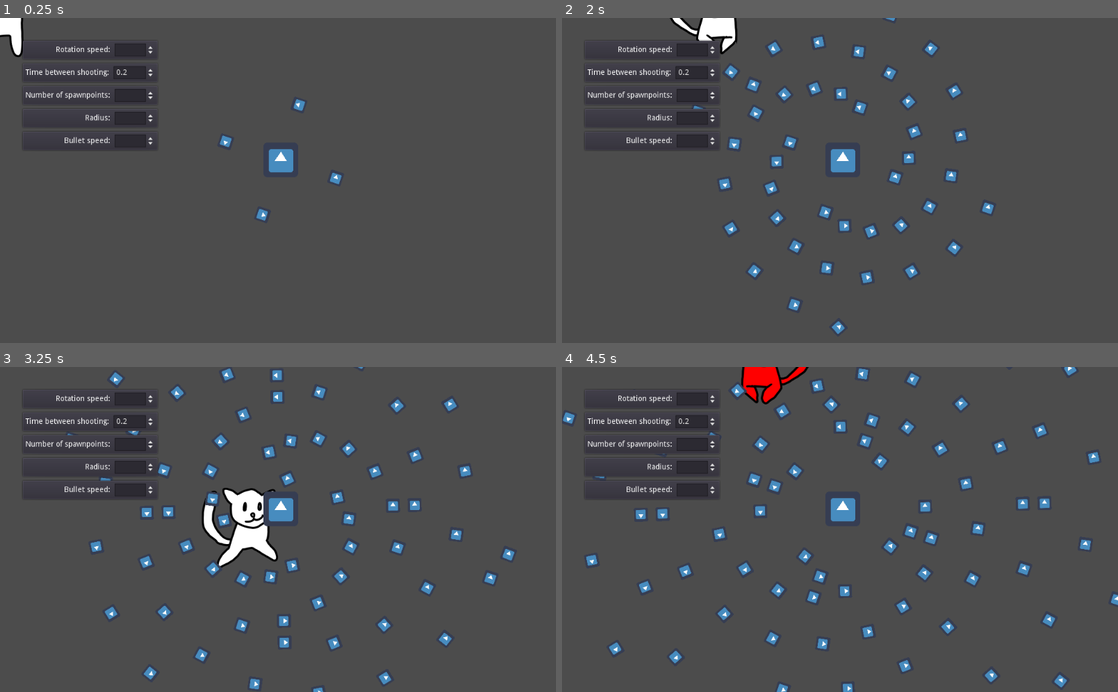
Above: before the commit, frames 1-4 (two rows, left to right).
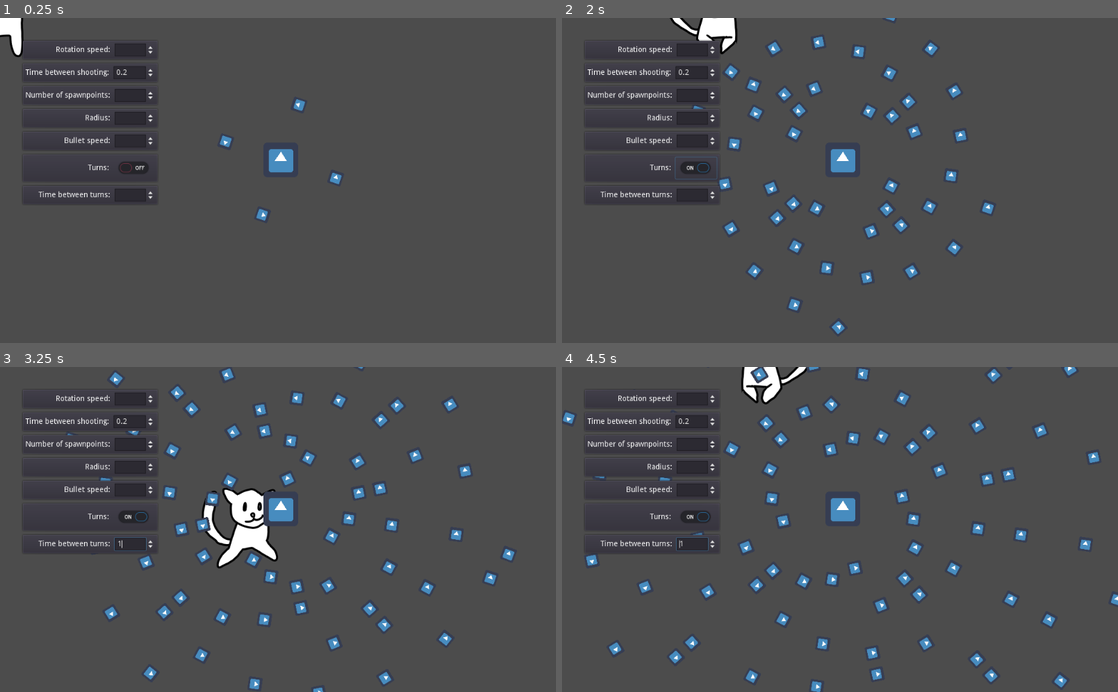
Above: after the commit, the same moments.

Repository: Magesu/mini-jam-100-overload
Game: Godot game, scene res://Main.tscn
Same seed, same stepped clock (60 frames per second), same inputs: the game is played once before the commit and once after it. The engine's default icon, where the game draws it, is replaced by a stand-in: a white triangle on a blue panel in a dark square.
Inputs (mouse positions are in pixels of both pictures, inside the frame that each line leads up to):
- Up to frame 1 (0.25 s): no input
- Up to frame 2 (2 s): click (695, 167) at 0.52 s; move the mouse to (962, 164) at 1.27 s; hold Right (ui_right) from 1.28 s (still down); click (962, 164) at 1.35 s
- Up to frame 3 (3.25 s): move the mouse to (166, 545) at 2.02 s; release Right (ui_right) at 2.03 s; hold Down (ui_down) 2.03-2.78 s; click (166, 545) at 2.1 s; move the mouse to (333, 458) at 2.77 s; hold Right (ui_right) from 2.78 s (still down); click (333, 458) at 2.85 s
- Up to frame 4 (4.5 s): move the mouse to (812, 594) at 3.52 s; release Right (ui_right) at 3.53 s; hold Up (ui_up) 3.53-4.28 s; click (812, 594) at 3.6 s; move the mouse to (1006, 578) at 4.27 s; hold Left (ui_left) from 4.28 s (still down); click (1006, 578) at 4.35 s

The runs differ from the first frame. In frame 1, 0.6% of the frame differs, in the area x 6-28%, y 44-57%; in frame 2, 1.4%; in frame 3, 3.7%; in frame 4, 5.9%, in the area x 6-88%, y 0-100%.

Commit message:
Added turn timer and changed the name of some nodes in the debug menu

Diff:
--- a/Scenes/Debug Menu.tscn
+++ b/Scenes/Debug Menu.tscn
@@ -18,20 +18,20 @@
 margin_left = 40.0
 margin_top = 40.0
 margin_right = 292.0
-margin_bottom = 246.0
-
-[node name="RotateSpeed" type="PanelContainer" parent="VBoxContainer"]
+margin_bottom = 346.0
+
+[node name="PanelContainer" type="PanelContainer" parent="VBoxContainer"]
 margin_right = 252.0
 margin_bottom = 38.0
 
-[node name="HBoxContainer" type="HBoxContainer" parent="VBoxContainer/RotateSpeed"]
-margin_left = 7.0
-margin_top = 7.0
-margin_right = 245.0
-margin_bottom = 31.0
-alignment = 2
-
-[node name="Label" type="Label" parent="VBoxContainer/RotateSpeed/HBoxContainer"]
+[node name="HBoxContainer" type="HBoxContainer" parent="VBoxContainer/PanelContainer"]
+margin_left = 7.0
+margin_top = 7.0
+margin_right = 245.0
+margin_bottom = 31.0
+alignment = 2
+
+[node name="Label" type="Label" parent="VBoxContainer/PanelContainer/HBoxContainer"]
 margin_left = 56.0
 margin_top = 5.0
 margin_right = 160.0
@@ -39,7 +39,7 @@
 text = "Rotation speed: "
 align = 2
 
-[node name="RotateSpeedSpinBox" type="SpinBox" parent="VBoxContainer/RotateSpeed/HBoxContainer"]
+[node name="RotateSpeedSpinBox" type="SpinBox" parent="VBoxContainer/PanelContainer/HBoxContainer"]
 margin_left = 164.0
 margin_right = 238.0
 margin_bottom = 24.0
@@ -53,26 +53,26 @@
 "_edit_use_anchors_": false
 }
 
-[node name="TimerWaitTime" type="PanelContainer" parent="VBoxContainer"]
+[node name="PanelContainer2" type="PanelContainer" parent="VBoxContainer"]
 margin_top = 42.0
 margin_right = 252.0
 margin_bottom = 80.0
 
-[node name="HBoxContainer" type="HBoxContainer" parent="VBoxContainer/TimerWaitTime"]
-margin_left = 7.0
-margin_top = 7.0
-margin_right = 245.0
-margin_bottom = 31.0
-alignment = 2
-
-[node name="Label" type="Label" parent="VBoxContainer/TimerWaitTime/HBoxContainer"]
+[node name="HBoxContainer" type="HBoxContainer" parent="VBoxContainer/PanelContainer2"]
+margin_left = 7.0
+margin_top = 7.0
+margin_right = 245.0
+margin_bottom = 31.0
+alignment = 2
+
+[node name="Label" type="Label" parent="VBoxContainer/PanelContainer2/HBoxContainer"]
 margin_top = 5.0
 margin_right = 158.0
 margin_bottom = 19.0
 text = "Time between shooting: "
 align = 2
 
-[node name="TimerWaitTimeSpinBox" type="SpinBox" parent="VBoxContainer/TimerWaitTime/HBoxContainer"]
+[node name="TimerWaitTimeSpinBox" type="SpinBox" parent="VBoxContainer/PanelContainer2/HBoxContainer"]
 margin_left = 162.0
 margin_right = 238.0
 margin_bottom = 24.0
@@ -85,26 +85,26 @@
 "_edit_use_anchors_": false
 }
 
-[node name="SpawnpointNumber" type="PanelContainer" parent="VBoxContainer"]
+[node name="PanelContainer3" type="PanelContainer" parent="VBoxContainer"]
 margin_top = 84.0
 margin_right = 252.0
 margin_bottom = 122.0
 
-[node name="HBoxContainer" type="HBoxContainer" parent="VBoxContainer/SpawnpointNumber"]
-margin_left = 7.0
-margin_top = 7.0
-margin_right = 245.0
-margin_bottom = 31.0
-alignment = 2
-
-[node name="Label" type="Label" parent="VBoxContainer/SpawnpointNumber/HBoxContainer"]
+[node name="HBoxContainer" type="HBoxContainer" parent="VBoxContainer/PanelContainer3"]
+margin_left = 7.0
+margin_top = 7.0
+margin_right = 245.0
+margin_bottom = 31.0
+alignment = 2
+
+[node name="Label" type="Label" parent="VBoxContainer/PanelContainer3/HBoxContainer"]
 margin_top = 5.0
 margin_right = 160.0
 margin_bottom = 19.0
 text = "Number of spawnpoints: "
 align = 2
 
-[node name="SpawnpointNumberSpinBox" type="SpinBox" parent="VBoxContainer/SpawnpointNumber/HBoxContainer"]
+[node name="SpawnpointNumberSpinBox" type="SpinBox" parent="VBoxContainer/PanelContainer3/HBoxContainer"]
 margin_left = 164.0
 margin_right = 238.0
 margin_bottom = 24.0
@@ -117,19 +117,19 @@
 "_edit_use_anchors_": false
 }
 
-[node name="Radius" type="PanelContainer" parent="VBoxContainer"]
+[node name="PanelContainer4" type="PanelContainer" parent="VBoxContainer"]
 margin_top = 126.0
 margin_right = 252.0
 margin_bottom = 164.0
 
-[node name="HBoxContainer" type="HBoxContainer" parent="VBoxContainer/Radius"]
-margin_left = 7.0
-margin_top = 7.0
-margin_right = 245.0
-margin_bottom = 31.0
-alignment = 2
-
-[node name="Label" type="Label" parent="VBoxContainer/Radius/HBoxContainer"]
+[node name="HBoxContainer" type="HBoxContainer" parent="VBoxContainer/PanelContainer4"]
+margin_left = 7.0
+margin_top = 7.0
+margin_right = 245.0
+margin_bottom = 31.0
+alignment = 2
+
+[node name="Label" type="Label" parent="VBoxContainer/PanelContainer4/HBoxContainer"]
 margin_left = 110.0
 margin_top = 5.0
 margin_right = 160.0
@@ -137,7 +137,7 @@
 text = "Radius: "
 align = 2
 
-[node name="RadiusSpinBox" type="SpinBox" parent="VBoxContainer/Radius/HBoxContainer"]
+[node name="RadiusSpinBox" type="SpinBox" parent="VBoxContainer/PanelContainer4/HBoxContainer"]
 margin_left = 164.0
 margin_right = 238.0
 margin_bottom = 24.0
@@ -151,19 +151,19 @@
 "_edit_use_anchors_": false
 }
 
-[node name="BulletSpeed" type="PanelContainer" parent="VBoxContainer"]
+[node name="PanelContainer5" type="PanelContainer" parent="VBoxContainer"]
 margin_top = 168.0
 margin_right = 252.0
 margin_bottom = 206.0
 
-[node name="HBoxContainer" type="HBoxContainer" parent="VBoxContainer/BulletSpeed"]
-margin_left = 7.0
-margin_top = 7.0
-margin_right = 245.0
-margin_bottom = 31.0
-alignment = 2
-
-[node name="Label" type="Label" parent="VBoxContainer/BulletSpeed/HBoxContainer"]
+[node name="HBoxContainer" type="HBoxContainer" parent="VBoxContainer/PanelContainer5"]
+margin_left = 7.0
+margin_top = 7.0
+margin_right = 245.0
+margin_bottom = 31.0
+alignment = 2
+
+[node name="Label" type="Label" parent="VBoxContainer/PanelContainer5/HBoxContainer"]
 margin_left = 71.0
 margin_top = 5.0
 margin_right = 160.0
@@ -171,7 +171,7 @@
 text = "Bullet speed: "
 align = 2
 
-[node name="BulletSpeedBox" type="SpinBox" parent="VBoxContainer/BulletSpeed/HBoxContainer"]
+[node name="BulletSpeedBox" type="SpinBox" parent="VBoxContainer/PanelContainer5/HBoxContainer"]
 margin_left = 164.0
 margin_right = 238.0
 margin_bottom = 24.0
@@ -184,3 +184,64 @@
 __meta__ = {
 "_edit_use_anchors_": false
 }
+
+[node name="PanelContainer6" type="PanelContainer" parent="VBoxContainer"]
+margin_top = 210.0
+margin_right = 252.0
+margin_bottom = 264.0
+
+[node name="HBoxContainer" type="HBoxContainer" parent="VBoxContainer/PanelContainer6"]
+margin_left = 7.0
+margin_top = 7.0
+margin_right = 245.0
+margin_bottom = 47.0
+alignment = 2
+
+[node name="Label" type="Label" parent="VBoxContainer/PanelContainer6/HBoxContainer"]
+margin_left = 115.0
+margin_top = 13.0
+margin_right = 158.0
+margin_bottom = 27.0
+text = "Turns: "
+align = 2
+
+[node name="TurnsCheckButton" type="CheckButton" parent="VBoxContainer/PanelContainer6/HBoxContainer"]
+margin_left = 162.0
+margin_right = 238.0
+margin_bottom = 40.0
+__meta__ = {
+"_edit_use_anchors_": false
+}
+
+[node name="PanelContainer7" type="PanelContainer" parent="VBoxContainer"]
+margin_top = 268.0
+margin_right = 252.0
+margin_bottom = 306.0
+
+[node name="HBoxContainer" type="HBoxContainer" parent="VBoxContainer/PanelContainer7"]
+margin_left = 7.0
+margin_top = 7.0
+margin_right = 245.0
+margin_bottom = 31.0
+alignment = 2
+
+[node name="Label" type="Label" parent="VBoxContainer/PanelContainer7/HBoxContainer"]
+margin_left = 24.0
+margin_top = 5.0
+margin_right = 160.0
+margin_bottom = 19.0
+text = "Time between turns: "
+align = 2
+
+[node name="TurnTimerWaitTime" type="SpinBox" parent="VBoxContainer/PanelContainer7/HBoxContainer"]
+margin_left = 164.0
+margin_right = 238.0
+margin_bottom = 24.0
+size_flags_horizontal = 9
+size_flags_vertical = 3
+min_value = 0.1
+step = 0.1
+value = 1.0
+__meta__ = {
+"_edit_use_anchors_": false
+}
--- a/Scenes/Scripts/Debug Menu.gd
+++ b/Scenes/Scripts/Debug Menu.gd
@@ -7,11 +7,13 @@
 onready var main = get_tree().get_root().get_node("Main")
 
 # Getting number box nodes
-onready var rotate_speed_spin_box = get_node("VBoxContainer/RotateSpeed/HBoxContainer/RotateSpeedSpinBox")
-onready var timer_wait_time_spin_box = get_node("VBoxContainer/TimerWaitTime/HBoxContainer/TimerWaitTimeSpinBox")
-onready var spawnpoint_number_spin_box = get_node("VBoxContainer/SpawnpointNumber/HBoxContainer/SpawnpointNumberSpinBox")
-onready var radius_spin_box = get_node("VBoxContainer/Radius/HBoxContainer/RadiusSpinBox")
-onready var bullet_speed_spin_box = get_node("VBoxContainer/BulletSpeed/HBoxContainer/BulletSpeedBox")
+onready var rotate_speed_spin_box = get_node("VBoxContainer/PanelContainer/HBoxContainer/RotateSpeedSpinBox")
+onready var timer_wait_time_spin_box = get_node("VBoxContainer/PanelContainer2/HBoxContainer/TimerWaitTimeSpinBox")
+onready var spawnpoint_number_spin_box = get_node("VBoxContainer/PanelContainer3/HBoxContainer/SpawnpointNumberSpinBox")
+onready var radius_spin_box = get_node("VBoxContainer/PanelContainer4/HBoxContainer/RadiusSpinBox")
+onready var bullet_speed_spin_box = get_node("VBoxContainer/PanelContainer5/HBoxContainer/BulletSpeedBox")
+onready var turns_checkbutton = get_node("VBoxContainer/PanelContainer6/HBoxContainer/TurnsCheckButton")
+onready var turn_timer_spin_box = get_node("VBoxContainer/PanelContainer7/HBoxContainer/TurnTimerWaitTime")
 
 # Called when the node enters the scene tree for the first time.
 func _ready():
@@ -21,6 +23,8 @@
 	spawnpoint_number_spin_box.connect("value_changed",main,"_on_SpawnpointNumberSpinBox_value_changed")
 	radius_spin_box.connect("value_changed",main,"_on_RadiusSpinBox_value_changed")
 	bullet_speed_spin_box.connect("value_changed",main,"_on_BulletSpeedSpinBox_value_changed")
+	turns_checkbutton.connect("toggled",main,"_on_TurnsCheckButton_toggled")
+	turn_timer_spin_box.connect("value_changed",main,"_on_TurnTimerWaitTime_value_changed")
 
 
 # Called every frame. 'delta' is the elapsed time since the previous frame.
--- a/Scenes/Scripts/Enemy.gd
+++ b/Scenes/Scripts/Enemy.gd
@@ -6,6 +6,8 @@
 export var shoot_timer_wait_time = 0.2
 export var spawnpoint_count = 4
 export var radius = 100
+export var turns = false
+export var turn_timer_wait_time = 1
 export var bullet_speed = 100
 
 # Nodes
@@ -18,26 +20,7 @@
 
 # Called when the node enters the scene tree for the first time.
 func _ready():
-	# Gets the angle inbetween the spawnpoints
-	var step = (2 * PI) / spawnpoint_count
-
-	# For every spawnpoint, create a new position node at the appropriate position and with the appropriate rotation
-	for i in range(spawnpoint_count):
-		var spawnpoint = Position2D.new()
-
-		# Creates a vector with the distance of radius and rotates it by the step times i
-		var pos = Vector2(radius, 0).rotated(step * i)
-		spawnpoint.position = pos
-		spawnpoint.rotation = pos.angle()
-		rotator.add_child(spawnpoint)
-
-	# Starts the timer
-	shoot_timer.wait_time = shoot_timer_wait_time
-	shoot_timer.start()
-
-	# Starts the turn timer
-	turn_timer.start()
-
+	update()
 
 # Called every frame. 'delta' is the elapsed time since the previous frame.
 func _process(delta):
@@ -77,6 +60,13 @@
 	shoot_timer.wait_time = shoot_timer_wait_time
 	shoot_timer.start()
 
+	# Starts the turn timer
+	if turns:
+		turn_timer.wait_time = turn_timer_wait_time
+		turn_timer.start()
+	else:
+		turn_timer.stop()
+
 
 func _on_TurnTimer_timeout():
 	rotate_speed = -rotate_speed
--- a/Scenes/Scripts/Main.gd
+++ b/Scenes/Scripts/Main.gd
@@ -39,3 +39,11 @@
 func _on_BulletSpeedSpinBox_value_changed(value):
 	enemy.bullet_speed = value
 	enemy.update()
+
+func _on_TurnsCheckButton_toggled(button_pressed):
+	enemy.turns = button_pressed
+	enemy.update()
+
+func _on_TurnTimerWaitTime_value_changed(value):
+	enemy.turn_timer_wait_time = value
+	enemy.update()
